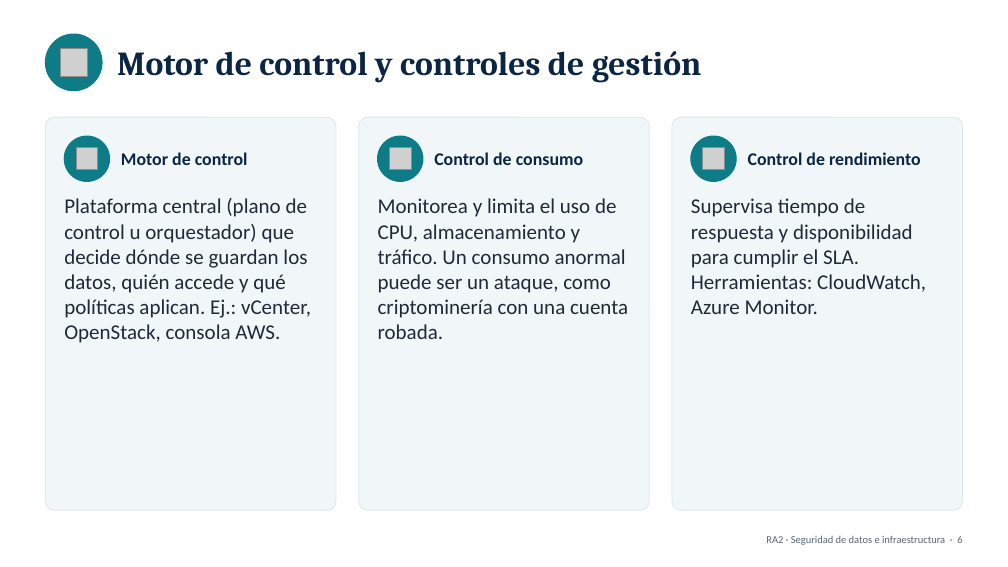
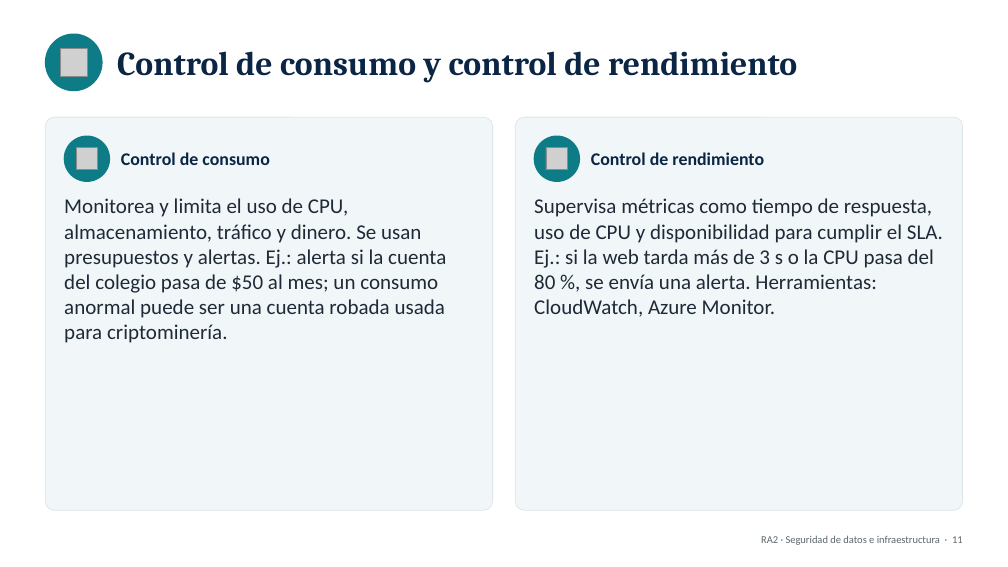
Before and after one commit to HrndzEricka/CABANA, a slide deck: slide 12 of 11-3/presentaciones/RA2_Seguridad_Datos_Infraestructura.pptx (slide 7 before the commit). Drawn at 1008x567 pixels with LibreOffice and Linux fonts; fonts in the diff are those of the drawing; grey boxes stand for pictures. Boxes give left, top, right and bottom in pixels: in the first picture for what was removed or moved away, otherwise in the second. Text is boxed around its words. In the diff, an @@ line names an element or a change of style, - is before the commit and + after.

```diff
--- a/11-3/presentaciones/RA2_Seguridad_Datos_Infraestructura.pptx
+++ b/11-3/presentaciones/RA2_Seguridad_Datos_Infraestructura.pptx
@@ text at <box>117,51,797,83</box>: text changed @@
-Motor de control y controles de gestión
+Control de consumo y control de rendimiento
@@ rounded rectangle: place and size @@
-rounded rectangle at <box>45,117,336,510</box>
+rounded rectangle at <box>45,117,493,510</box>
@@ rounded rectangle at <box>45,117,493,510</box>: proportions changed @@
@@ rounded rectangle at <box>516,117,963,510</box>: proportions changed @@
@@ rounded rectangle: place and size @@
-rounded rectangle at <box>358,117,649,510</box>
+rounded rectangle at <box>516,117,963,510</box>
@@ rounded rectangle removed at <box>672,117,963,510</box> @@
@@ picture removed at <box>389,148,411,170</box> @@
@@ ellipse: place and size @@
-ellipse at <box>377,136,423,181</box>
+ellipse at <box>535,136,580,181</box>
@@ picture: place and size @@
-picture at <box>702,148,724,170</box>
+picture at <box>546,148,568,170</box>
@@ text "Control de rendimiento": place and size @@
-text "Control de rendimiento" at <box>748,152,921,165</box>
+text "Control de rendimiento" at <box>591,152,764,165</box>
@@ ellipse removed at <box>691,136,737,181</box> @@
@@ text at <box>121,152,269,165</box>: text changed @@
-Motor de control
+Control de consumo
@@ text removed at <box>434,152,583,165</box> @@
-Control de consumo
@@ text at <box>64,198,446,343</box>: text changed @@
-Plataforma central (plano de control u orquestador) que decide dónde se guardan los datos, quién accede y qué políticas aplican. Ej.: vCenter, OpenStack, consola AWS.
+Monitorea y limita el uso de CPU, almacenamiento, tráfico y dinero. Se usan presupuestos y alertas. Ej.: alerta si la cuenta del colegio pasa de $50 al mes; un consumo anormal puede ser una cuenta robada usada para criptominería.
@@ text removed at <box>378,198,628,339</box> @@
-Monitorea y limita el uso de CPU, almacenamiento y tráfico. Un consumo anormal puede ser un ataque, como criptominería con una cuenta robada.
@@ text at <box>534,198,943,317</box>: text changed @@
-Supervisa tiempo de respuesta y disponibilidad para cumplir el SLA. Herramientas: CloudWatch, Azure Monitor.
+Supervisa métricas como tiempo de respuesta, uso de CPU y disponibilidad para cumplir el SLA. Ej.: si la web tarda más de 3 s o la CPU pasa del 80 %, se envía una alerta. Herramientas: CloudWatch, Azure Monitor.
@@ text at <box>761,535,963,545</box>: text changed @@
-RA2 · Seguridad de datos e infraestructura · 6
+RA2 · Seguridad de datos e infraestructura · 11
```
Also in this commit, not shown: 19 other slides changed, 22 slides added, 3 slides removed, 4 other files.
